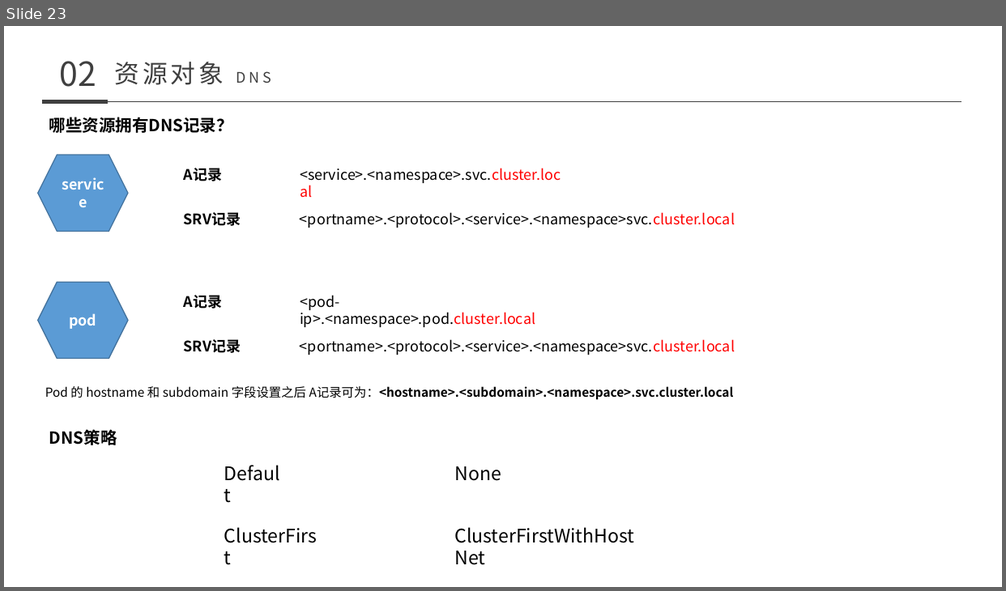
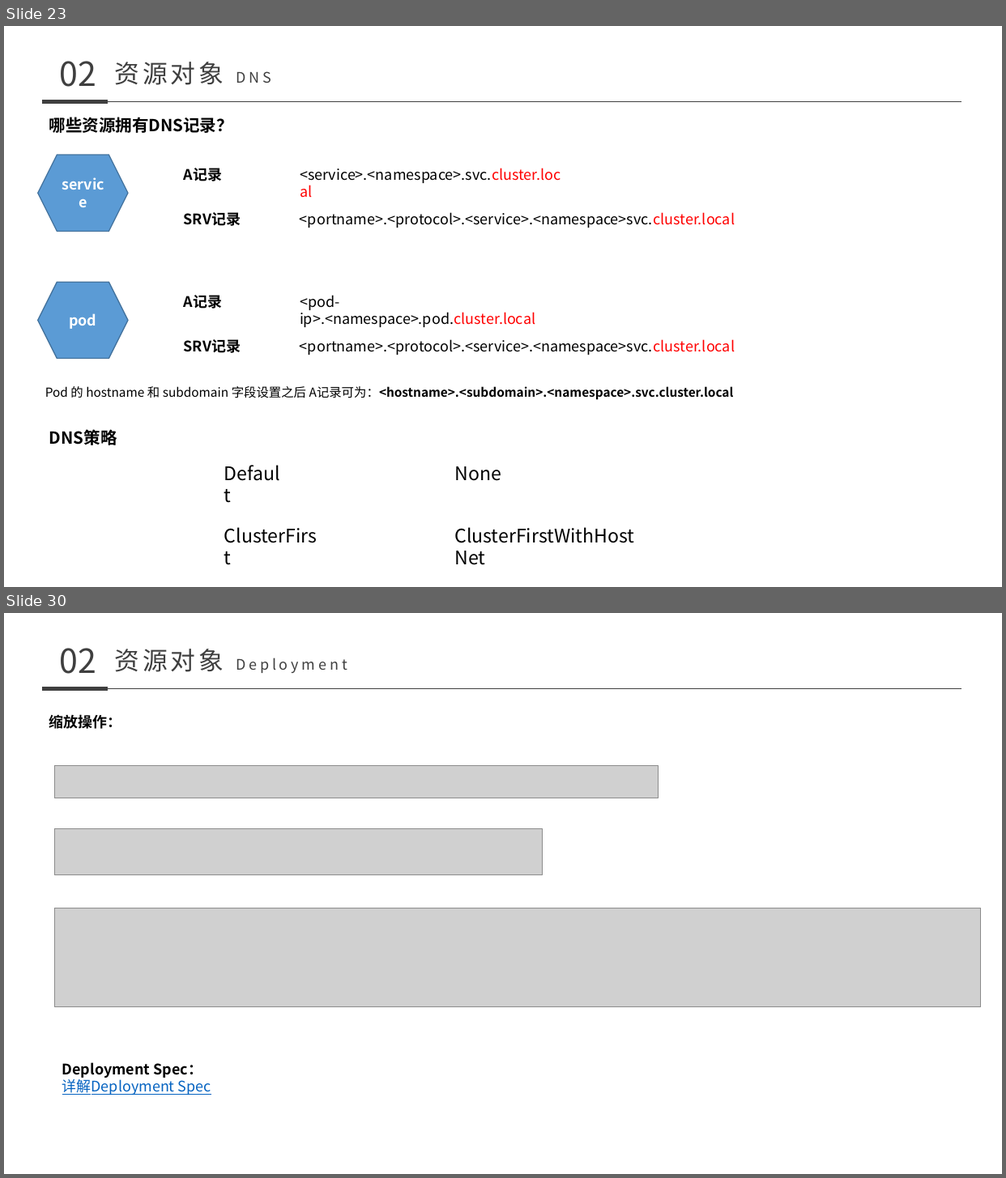
Before and after one commit to nutionMedivn/Kubernetes-training-camp, a slide deck: 基础/008-011 kubernetes.pptx. Shown one above the other, each under a label of ours: slide 23 before the commit, slides 23 and 30 after it; the slides between them are not shown. The pictures are 1006x591 and 1006x1178 pixels, drawn with LibreOffice and Linux fonts; fonts in the diff are those of the drawing; grey boxes stand for pictures. Boxes give left, top, right and bottom in pixels: in the first picture for what was removed or moved away, otherwise in the second. Text is boxed around its words. In the diff, an @@ line names an element or a change of style, - is before the commit and + after.

```diff
--- a/基础/008-011 kubernetes.pptx
+++ b/基础/008-011 kubernetes.pptx
@@ slide 30 added at bbox=[4, 613, 1002, 1174], background #FFFFFF @@
@@ text added at bbox=[60, 648, 97, 674], 32 pt, text #3F3F3F @@
+02
@@ text added at bbox=[115, 649, 224, 672], 14 pt, text #3F3F3F @@
+资源对象 Deployment
@@ line added from (42, 688) to (108, 688), #3F3F3F 4.5 pt @@
@@ line added from (108, 688) to (961, 688), #3F3F3F 0.5 pt @@
@@ text added at bbox=[49, 714, 122, 729], 14 pt, text #000000, bold @@
+缩放操作：
@@ picture added at bbox=[55, 766, 658, 798] @@
@@ picture added at bbox=[55, 829, 543, 875] @@
@@ picture added at bbox=[55, 908, 981, 1007] @@
@@ text added at bbox=[62, 1063, 211, 1095], 14 pt, text #0563C1, underline @@
+Deployment Spec：
+详解Deployment Spec
```
Also in this commit, not shown: 1 slide changed, 42 other slides added, 9 other files.
